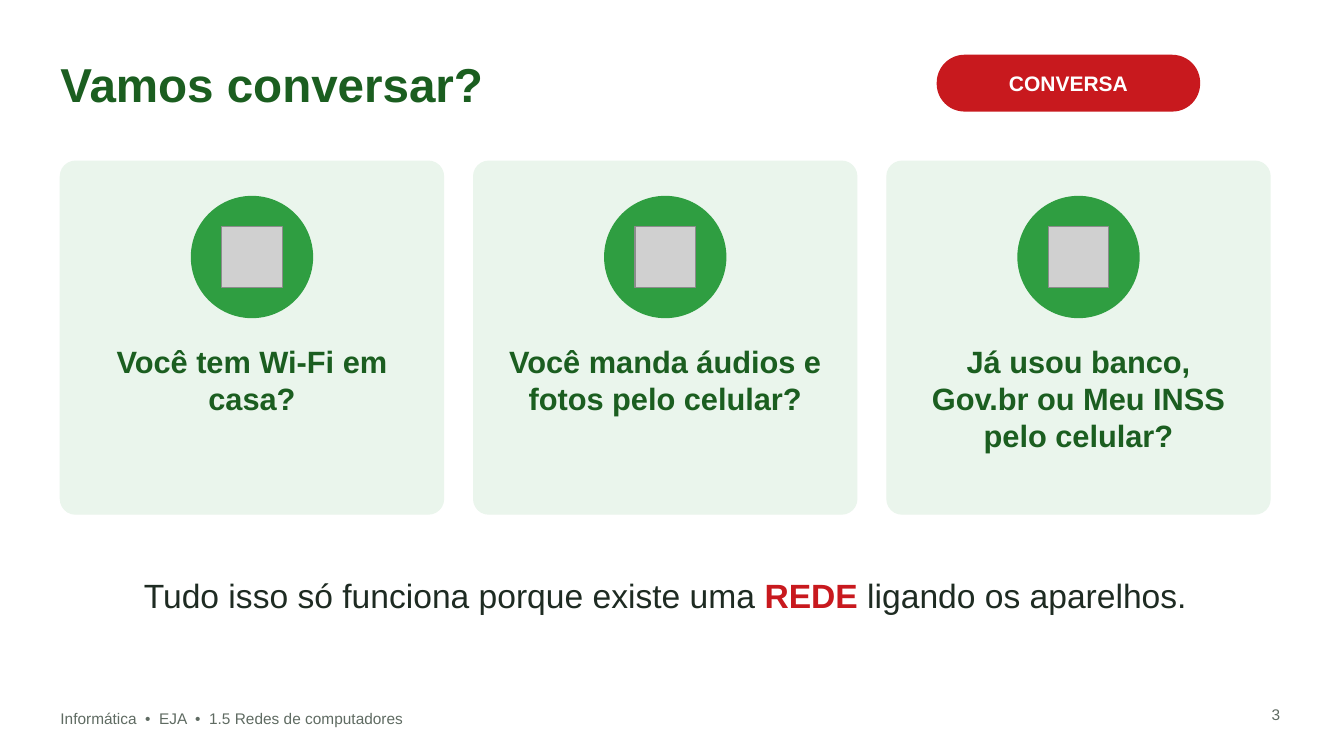
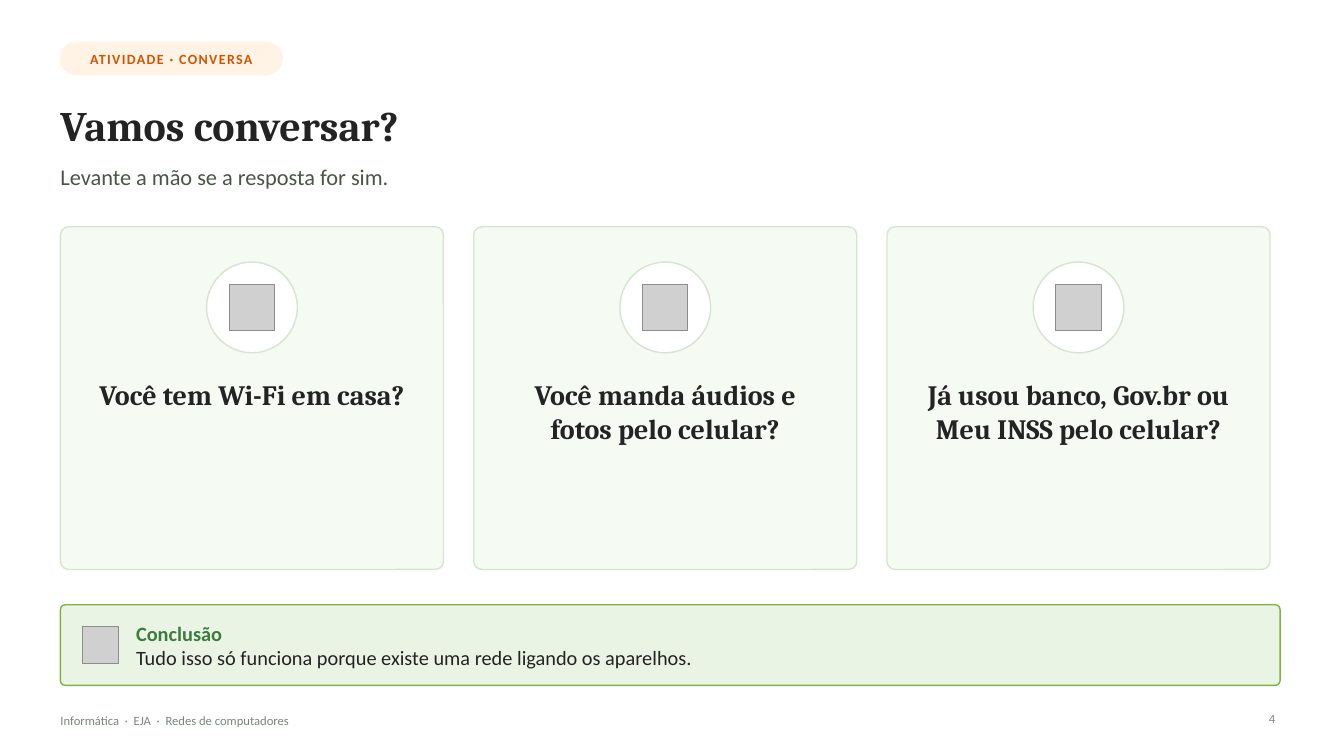
Before and after one commit to douglascsc/sobre, a slide deck: slide 4 of aulas/eja-redes/Redes_de_Computadores_EJA.pptx (slide 3 before the commit). Drawn at 1344x756 pixels with LibreOffice and Linux fonts; fonts in the diff are those of the drawing; grey boxes stand for pictures; background and template pictures are left out. Boxes give left, top, right and bottom in pixels: in the first picture for what was removed or moved away, otherwise in the second. Text is boxed around its words. In the diff, an @@ line names an element or a change of style, - is before the commit and + after.

```diff
--- a/aulas/eja-redes/Redes_de_Computadores_EJA.pptx
+++ b/aulas/eja-redes/Redes_de_Computadores_EJA.pptx
@@ rounded rectangle added at (x1=60, y1=42, x2=282, y2=75), fill #FFF3E6, outline #FFF3E6 1 pt @@
@@ text at (x1=90, y1=55, x2=252, y2=64): text changed; size 15 to 10 pt; font Arial to Calibri; text colour #FFFFFF to #D35400 @@
-CONVERSA
+ATIVIDADE · CONVERSA
@@ rounded rectangle removed at (x1=938, y1=55, x2=1200, y2=111) @@
@@ title "Vamos conversar?" moved from (x1=60, y1=68, x2=483, y2=103) to (x1=60, y1=112, x2=399, y2=142) @@
@@ title "Vamos conversar?" at (x1=60, y1=112, x2=399, y2=142): size 34 to 30 pt, font Arial to Cambria, text colour #1B5E20 to #232323 @@
@@ text added at (x1=60, y1=169, x2=388, y2=189), 16 pt, text #4A5548 @@
+Levante a mão se a resposta for sim.
@@ rounded rectangle resized from (x1=60, y1=161, x2=444, y2=514) to (x1=60, y1=227, x2=444, y2=570) @@
@@ picture removed at (x1=222, y1=227, x2=282, y2=287) @@
@@ rounded rectangle resized from (x1=474, y1=161, x2=857, y2=514) to (x1=474, y1=227, x2=857, y2=570) @@
@@ picture removed at (x1=635, y1=227, x2=696, y2=287) @@
@@ fill #EAF5EC to #F5FAF3; outline #EAF5EC 1 pt to #D8E4D3 1 pt; proportions changed in 3 elements at (x1=474, y1=227, x2=857, y2=570), (x1=60, y1=227, x2=444, y2=570), (x1=887, y1=227, x2=1270, y2=570) @@
@@ rounded rectangle resized from (x1=887, y1=161, x2=1270, y2=514) to (x1=887, y1=227, x2=1270, y2=570) @@
@@ picture removed at (x1=1049, y1=227, x2=1109, y2=287) @@
@@ ellipse resized from (x1=192, y1=197, x2=313, y2=318) to (x1=207, y1=262, x2=297, y2=353) @@
@@ fill #2F9E41 to #FFFFFF; outline #2F9E41 1 pt to #D8E4D3 1 pt in 3 elements at (x1=207, y1=262, x2=297, y2=353), (x1=1033, y1=262, x2=1124, y2=353), (x1=620, y1=262, x2=711, y2=353) @@
@@ ellipse resized from (x1=605, y1=197, x2=726, y2=318) to (x1=620, y1=262, x2=711, y2=353) @@
@@ ellipse resized from (x1=1018, y1=197, x2=1139, y2=318) to (x1=1033, y1=262, x2=1124, y2=353) @@
@@ picture added at (x1=229, y1=285, x2=274, y2=331) @@
@@ picture added at (x1=643, y1=285, x2=689, y2=331) @@
@@ picture added at (x1=1056, y1=285, x2=1101, y2=331) @@
@@ text "Você tem Wi-Fi em casa?" moved from (x1=117, y1=350, x2=387, y2=411) to (x1=99, y1=385, x2=404, y2=406) @@
@@ text "Você manda áudios e fotos ..." moved from (x1=509, y1=350, x2=821, y2=416) to (x1=535, y1=385, x2=795, y2=445) @@
@@ size 22 to 20 pt, font Arial to Cambria, text colour #1B5E20 to #232323 in 3 elements at (x1=99, y1=385, x2=404, y2=406), (x1=535, y1=385, x2=795, y2=445), (x1=928, y1=385, x2=1229, y2=445) @@
@@ text "Já usou banco, Gov.br ou ..." moved from (x1=932, y1=350, x2=1225, y2=452) to (x1=928, y1=385, x2=1229, y2=445) @@
@@ rounded rectangle added at (x1=60, y1=605, x2=1280, y2=686), fill #EAF4E4, outline #7CB342 1 pt @@
@@ picture added at (x1=83, y1=627, x2=119, y2=663) @@
@@ text at (x1=136, y1=626, x2=691, y2=669): text changed; size 24 to 14.5 pt; font Arial to Calibri; text colour #1E2B22 to #232323 @@
-Tudo isso só funciona porque existe uma REDE ligando os aparelhos.
+Conclusão
+Tudo isso só funciona porque existe uma rede ligando os aparelhos.
@@ text at (x1=60, y1=716, x2=289, y2=727): text changed; size 11 to 9 pt; font Arial to Calibri; text colour #5F6B62 to #7A867A @@
-Informática • EJA • 1.5 Redes de computadores
+Informática · EJA · Redes de computadores
@@ page number added at (x1=1269, y1=715, x2=1275, y2=723), 9 pt, text #7A867A @@
+4
@@ page number removed at (x1=1272, y1=709, x2=1281, y2=720) @@
-3
```
Also in this commit, not shown: 26 other slides changed, 2 slides added, 1 slide removed, 1 other file.
